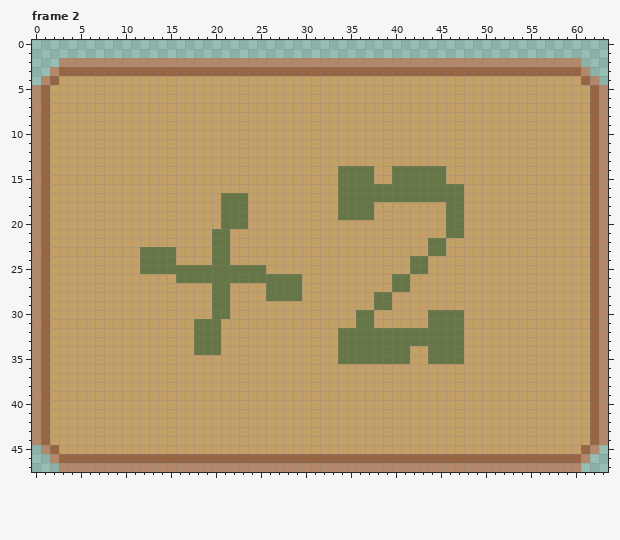
Pixel-art file: assets/cards/modifiers.ase. Above: the version before the commit.
64x48 pixels, 10 frames. Colours within 5 levels of each other are drawn and written as one. Shown: frame 2. The commit also changed other frames, which this record leaves out.
The result:
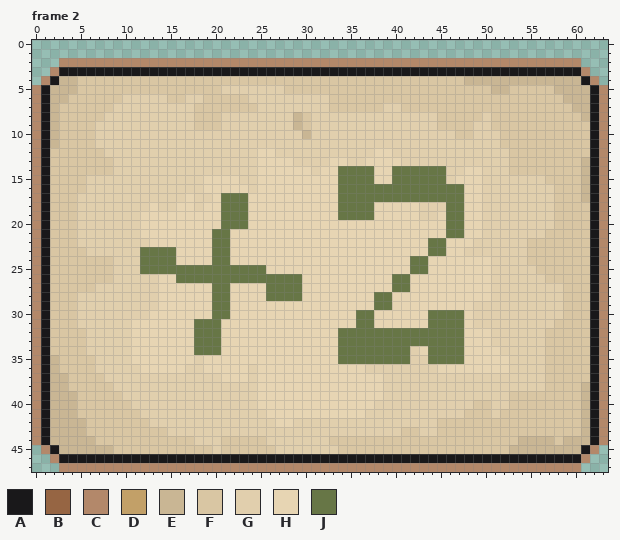
Palette (. is transparent): A #19181a  B #966543  C #b3886a  D #c2a068  E #c9b694  F #d9c6a3  G #e1cfad  H #e7d5b3  J #677646
Change:
layer "Layer 3" now shown
Changed rows in their new state; - is an unchanged pixel.
Frame 2, layer "Layer 3":
first column x 1:
 3 --AAAAAAAAAAAAAAAAAAAAAAAAAAAAAAAAAAAAAAAAAAAAAAAAAAAAAAAAAA--
 4 -AEEFFFFFFFFFFFFFFFFFFFFFFFFFFFFFFFFFFFFFFFFFFFEEEEEEEEEEEEEA-
 5 AEEEFFFFFFFFFFFFFFFFGGGGGGGFFFFFFFFFFFFFFFFFFFFFFFEEFFFFFEEEEA
 6 AEEFFFFFFGGGGGFFGGFFFFFGGGGGGGGGFFFFFFFFFFFFFFFFFFFFFFFFFFEEEA
 7 AEFFFFFFGGGGGGGGGFFFFFFFGGGGGGGGFFFFFFGGFFFFFFFFFFFFFFFFFFFEEA
 8 AEFFFFFGGGGGGGGGGFFFGGGGGGGGEFGGGGGGGGGGGGGGFFFFFGFFFFFFFFFFEA
 9 AEFFFFGGGGGGGGGGGFFFGGGGGGGGEFGGGGGGGGGGGGGGFFFFGGFFFFFFFFFFFA
10 AEFFFFGGGGGGGGGGGGGGGGGGGGGGGEGGGGGGGGGGGGGGGGFFGGGFFFFFFFFFFA
11 AEFFFFGGGGGGGGGGGGGGGGGGGGGGGGGGGGGGGGGGGGGGGGGGGGGFFFFFFFFFFA
12 AFFFFFFGGGGGGGGGGGGGGGGGHHGGGGGGGGGGGHHGGGGGGGGGGGGGFFFFFFFFFA
13 AFFFFFFFGGGGGGGGGGGGGGGGHHHHGGGGHHGGHHHHGGGGGGGGGGGGFFFFFFFFEA
14 AFFFFFFFGGGGGGGGGGGGGGGGHHHHHHGHH----HH------GGHHGGGFFFFFFFFEA
15 AFFFFGGGGGGGGGGGGGHHHHGGHHHHHHHHH----HH------GHHHGGGGGGGFFFFEA
16 AFFFFGGGGGGGGGGGGGHHHHHGHHHHHHHHH--------------HHGGGGGGGGFFFEA
17 AFFFGGGGGGGGGGGGHGGH---HHHHHHHHHH--------------HHGGGGGGGGFFFEA
18 AFFFGGGGGGGGHGGHHGHH---HHHHHHHHHH----HHHHHGGG--HHGGGGGGGGFFFFA
19 AFFFGGGGGGGHHHHHHHHH---HHHHHHHHHH----HHHHHGGH--HHGGGGGGGGFFFFA
20 AFFFGGGGGGGHHHHHHHHH---HHHHHHHHHHHHHHHHHHHHHH--HHGGGGGGGGFFFFA
21 AFFFGGGGGGGHHHHHHHH--HHHHHHHHHHHHHHHHHHHHHHHH--HHGGGGGGGFFFFFA
22 AFFFGGGGGGGGHHHHHHH--HHHHHHHHHHHHHHHHHHHHHH--HHHGGGGGGFFFFFFFA
23 AFFFFGGGGGG----HHHH--HHHHHHHHHHHHHHHHHHHHHH--HHGGGGGGGFFFFFFFA
24 AFFFFFFFGGG----HHHH--HHHHHHHHHHHHHHHHHHHH--HHHHHHHGGGGFFFFFFFA
25 AFFFFFFFGGG--------------HHHHHHHHHHHHHHHH--HHHHHHHGGGGGFFFFFFA
26 AFFFFFFFGGGGGHH--------------HHHHHHHHHH--HHHHHHHHHGGGGGGFFFFFA
27 AFFFFFGGGGGGGHHHHHH--HHHH----HHHHHHHHHH--HHHHHHHHHGGGGGGGGFFFA
28 AFFFGGGGGGGGGHHHHHH--HHHH----HHHHHHHH--HHHHHHHHHHHGGGGGGGGFFFA
29 AFFFGGGGGGGGGHHHHHH--HHHHHHHHHHHHHHHH--HHHHHHHHHGGGGGGGGGGFFFA
30 AFFFGGGGGGGGHHHHHHH--HHHHHHHHHHHHHH--HHHHHH----HGGGGGGGGGGFFFA
31 AFFFGGGGGGHHHHHHH---HHHHHHHHHHHHHHH--HHHHHH----HGGGGGGGGGFFFFA
32 AFFFFGGGGGHHHHHHH---HHHHHHHHHHHHH--------------HHHGGGGGGFFFFFA
33 AFFFFGGGGGHHHHHHH---HHHHHHHHHHHHH--------------HHHGGGGGGFFFFFA
34 AFFFFGGGGGHHHHHHH---HHHHHHHHHHHHH--------GH----HHHHGGGGGFFFFFA
35 AEFFFFGGGGHHHHHHHGHHHHHHHHHHHHHHH--------GG----HHHHHGGGGFFFFFA
36 AEFFFFGGGGGHHHHHGGHHHHHGHHHHHHHHHHHHGGGGGGGGHHHHHHHHGGGGFFFFFA
37 AEEFFFFGGGGGGGGGGGGGHHHGHHHHHHHHHHHHHHGGGGGGGGGGGGGGGGGGFFFFFA
38 AEEFFFFFGGGGGGGGGGGGGGGGHHHHHHHHHHHHHHGGGGGGGGGGGGGGGGGGFFFFEA
39 AEEEFFFFFGGGGGGGGGGGGGGGHHHHHHHHHHHHHHGGGGGGGGGGGGGGFFFFFFFFEA
40 AEEEFFFFFFGGGGGGGGGGGGGGHHHHHHHHHHHHHGGGGGGGGGGGFFGGFFFFFFFFEA
41 AEEEFFFFFFFGGGGGGGGGGGGGGHHHHHHHHHHHGGGGGGGGGGGFFFGFFFFFFFFFEA
42 AEEEEFFFFFFFGGGGGGGGGGGGGGHHGGGGGGGGGGGGGGGGFFFFFFFFFFFFFFFFEA
43 AEEEEFFFFFFFFFGGGGGGGGGGGGGGGGGGGGGGGGGGFFGGFFFFFFFFFFFFFFFFEA
44 AEEEEEFFFFFFFFFFFGGGFFFFFGGGGGGGFFFFFFFFFFFFFFFFFFFFFEEEEFEEEA
45 -AEEEEEEFFFFFFFFFFFGFFFFFFGGGGGGGFFFFFFFFFFFFFFFFFFFEEEEEEEEA-
46 --AAAAAAAAAAAAAAAAAAAAAAAAAAAAAAAAAAAAAAAAAAAAAAAAAAAAAAAAAA--
Where, in picture pixels (left, top, right, bottom), the same in both pictures:
changed: (41, 67, 599, 463)
